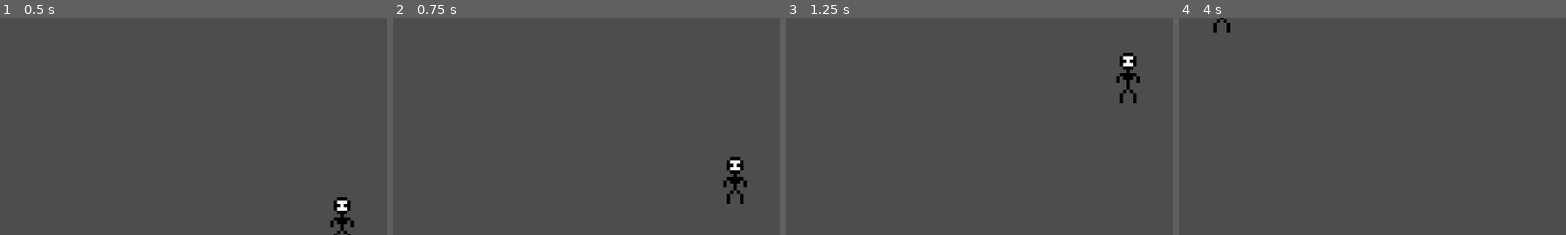
Above: before the commit, frames 1-4 (left to right).
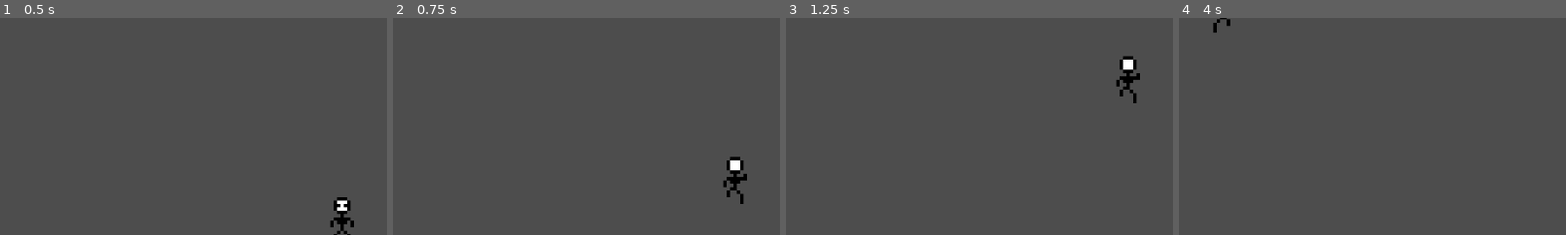
Above: after the commit, the same moments.

Repository: Pequu/superGraSuperowosci
Game: Godot game, scene res://main.tscn
Two runs of this game, one before a commit and one after it. Both use one fixed random seed, a clock stepped at 60 frames per second and the inputs below. The engine's default icon, where the game draws it, is replaced by a stand-in: a white triangle on a blue panel in a dark square.
Inputs:
- Up to frame 1 (0.5 s): no input
- Up to frame 2 (0.75 s): tap Enter at 0.5 s; hold W (up) from 0.53 s (still down)
- Up to frame 3 (1.25 s): keep holding W (up)
- Up to frame 4 (4 s): tap Space at 2, 3.5 s; release W (up) at 2.03 s; hold A (left) 2.03-3.53 s; tap Enter at 2.75 s; hold Down (down) from 3.53 s (still down)
The pictures show only the part of the screen within x 2-52%, y 0-50%; the shares and areas given below are measured in that part.

Frame 1 is identical in both runs. In frame 2, 0.2% of the frame differs, in the area x 86-92%, y 66-86%; in frame 3, 0.5%, in the area x 85-92%, y 16-40%; in frame 4, less than 0.1%.

Commit message:
animacja i guess gotowa

Diff:
--- a/supergra/main.tscn
+++ b/supergra/main.tscn
@@ -200,7 +200,8 @@
 scale = Vector2(5.03125, 5.03125)
 sprite_frames = SubResource("SpriteFrames_6xpb7")
 animation = &"runningUp"
-frame_progress = 0.444735
+autoplay = "idle"
+frame_progress = 0.485522
 offset = Vector2(-1.98757, -2.58385)
 
 [node name="CollisionShape2D" type="CollisionShape2D" parent="."]
--- a/supergra/scripts/character_body_2d.gd
+++ b/supergra/scripts/character_body_2d.gd
@@ -3,7 +3,7 @@
 @onready var anim: AnimatedSprite2D = $AnimatedSprite2D
 
 const SPEED = 300.0
-
+var isIdle = true
 
 func _physics_process(delta: float) -> void:
 
@@ -26,9 +26,21 @@
 	move_and_slide()
 
 	#handle animations
-	if direction_x == 0:
+	#sprawdza czy postac jest w stanie spoczynku
+	if direction_x == 0 && direction_y == 0:
+		isIdle = true
 		anim.play("idle")
 	else:
+		isIdle = false
+
+	#sprawdza czy jest w spoczynku i czy porusza sie w osi Y
+	if direction_y < 0 && !isIdle :
+		anim.play("runningUp")
+	else: if direction_y > 0:
+		anim.play("runningDown")
+
+	#sprawdza czy jest w spoczynku i czy porusza sie w osi X i czy NIE porusza sie w Y
+	if !direction_x == 0 && !isIdle && direction_y == 0:
 		anim.play("runningX")
 		if direction_x < 0:
 			anim.flip_h = true
